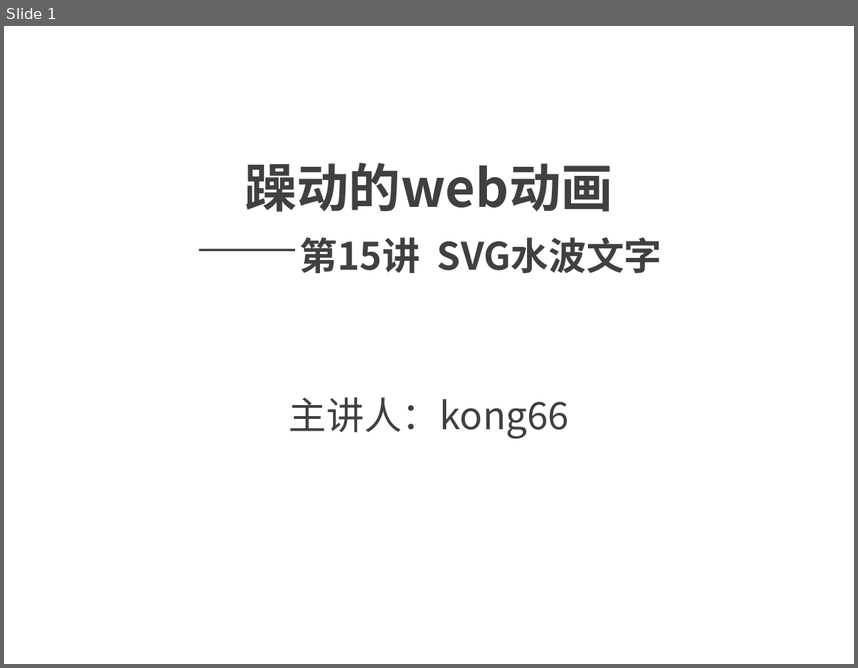
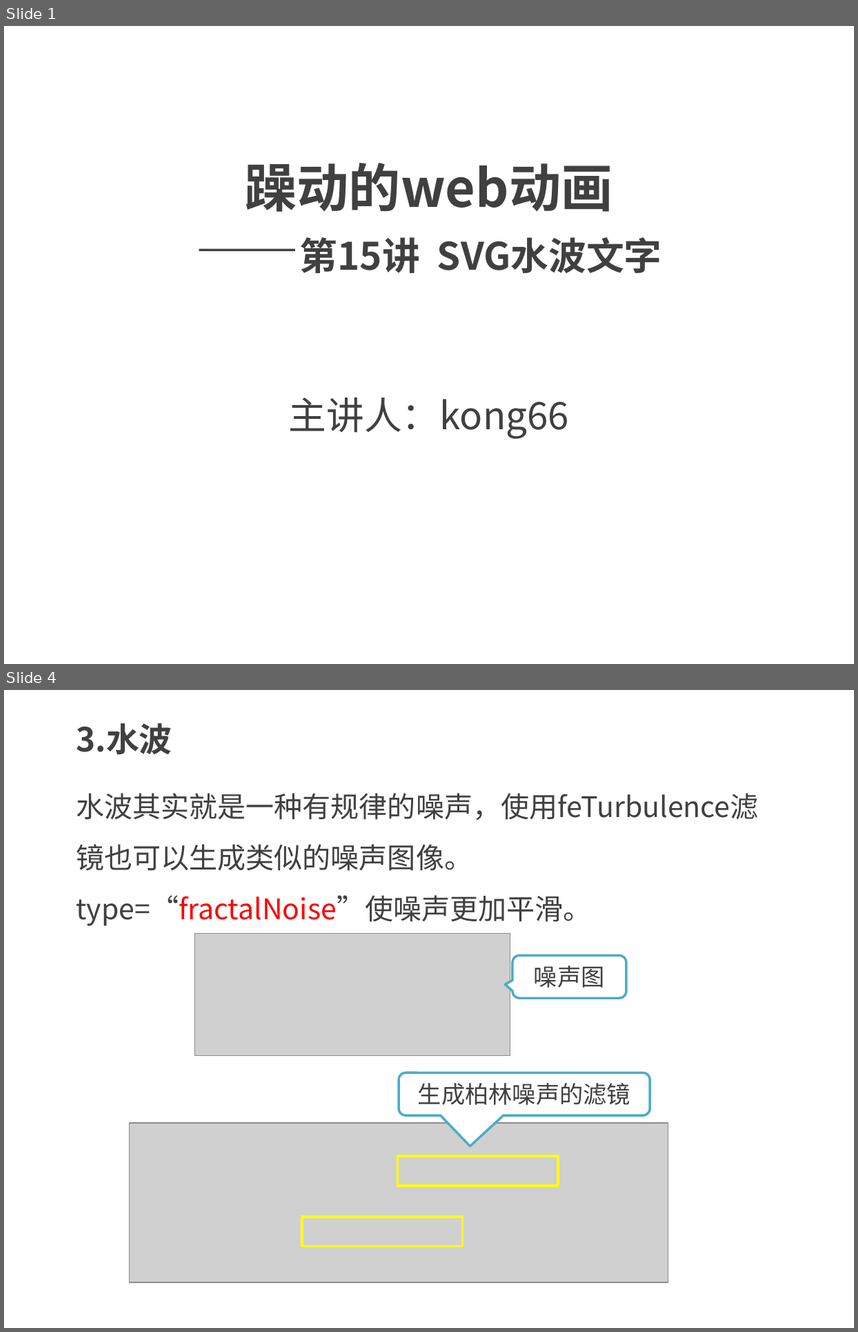
Before and after one commit to kong66/webAni, a slide deck: 15-svg-filter-text-wave/15.pptx. Shown one above the other, each under a label of ours: slide 1 before the commit, slides 1 and 4 after it; the slides between them are not shown. The pictures are 858x668 and 858x1332 pixels, drawn with LibreOffice and Linux fonts; fonts in the diff are those of the drawing; grey boxes stand for pictures. Boxes give left, top, right and bottom in pixels: in the first picture for what was removed or moved away, otherwise in the second. Text is boxed around its words. In the diff, an @@ line names an element or a change of style, - is before the commit and + after.

```diff
--- a/15-svg-filter-text-wave/15.pptx
+++ b/15-svg-filter-text-wave/15.pptx
@@ slide 4 added at [4, 690, 854, 1328], background #FFFFFF @@
@@ text added at [76, 723, 172, 755], 28 pt, text #404040, bold @@
+3.水波
@@ text added at [76, 793, 759, 926], 24 pt, text #404040 @@
+水波其实就是一种有规律的噪声，使用feTurbulence滤镜也可以生成类似的噪声图像。type=“fractalNoise”使噪声更加平滑。
@@ picture added at [194, 933, 510, 1056] @@
@@ rounded speech box added at [513, 955, 626, 998], fill #FFFFFF, outline #4BACC6 2 pt, 20 pt, text #404040 @@
+噪声图
@@ rounded speech box added at [399, 1072, 650, 1115], fill #FFFFFF, outline #4BACC6 2 pt, 20 pt, text #404040 @@
+生成柏林噪声的滤镜
@@ picture added at [129, 1123, 668, 1283] @@
@@ rectangle added at [397, 1156, 558, 1185], outline #FFFF00 2.25 pt @@
@@ rectangle added at [301, 1216, 462, 1246], outline #FFFF00 2.25 pt @@
```
Also in this commit, not shown: 3 slides changed, 8 other slides added, 8 slides removed, 2 other files.
